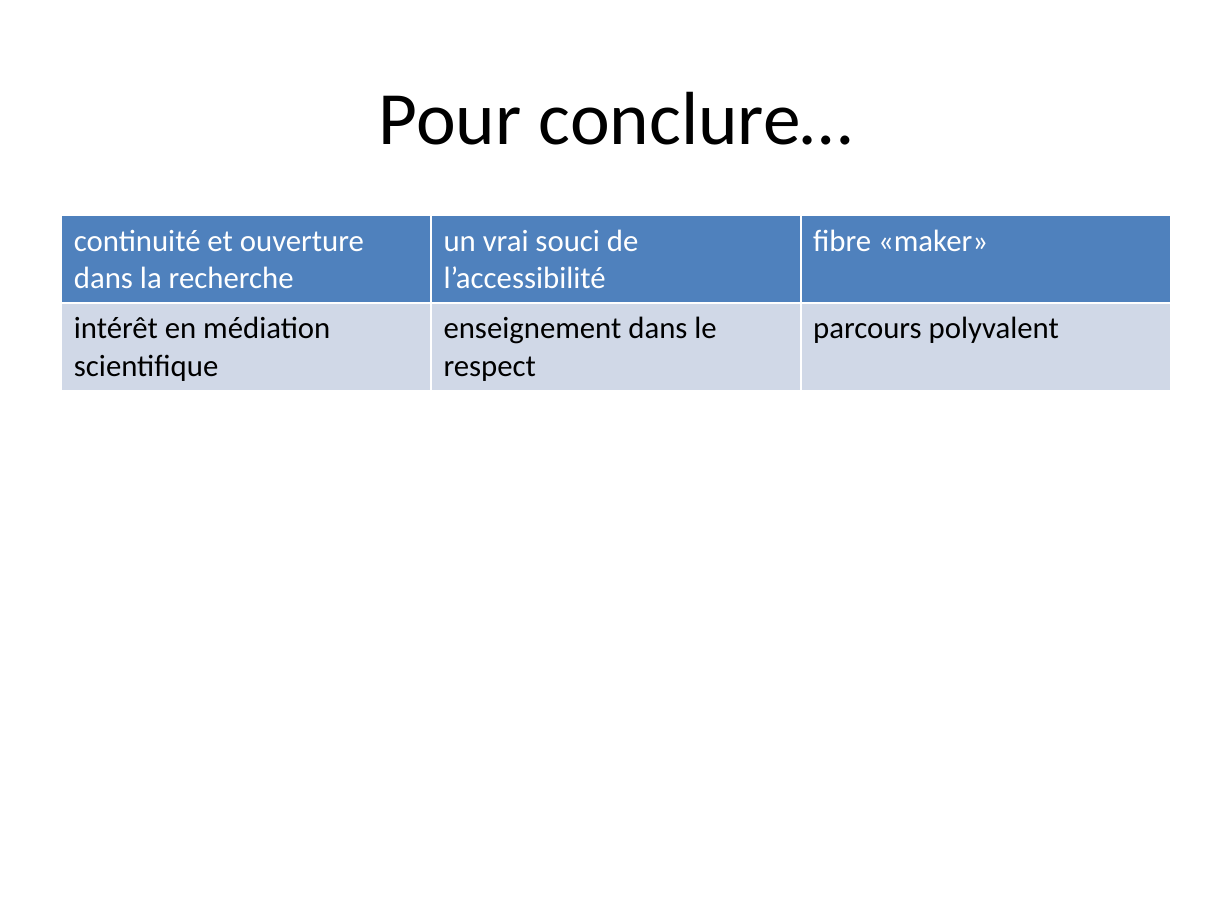
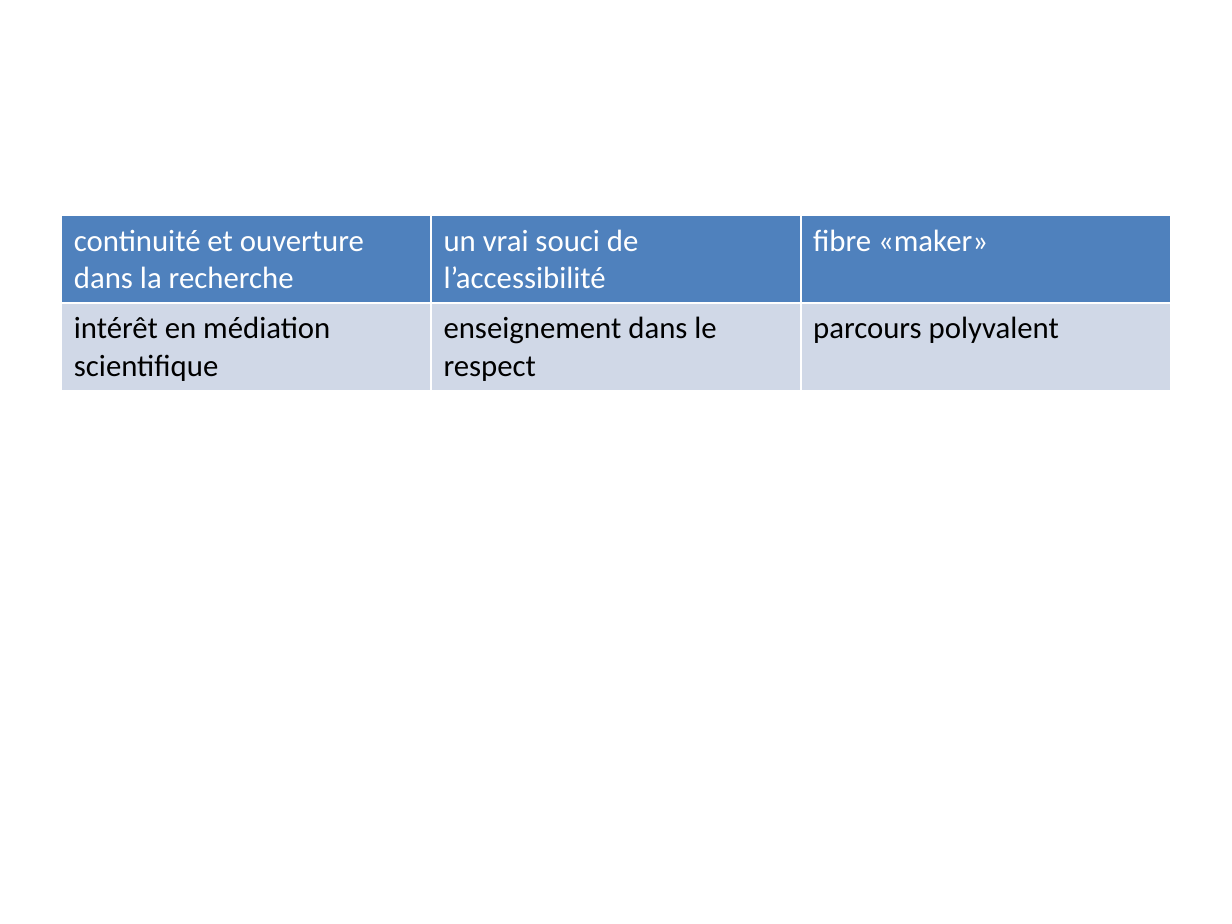
Before and after one commit to albamath/Marseille, a slide deck: slide 26 of 2020-06-01.pptx (slide 25 before the commit). Drawn at 1232x924 pixels with LibreOffice and Linux fonts; fonts in the diff are those of the drawing. Boxes give left, top, right and bottom in pixels: in the first picture for what was removed or moved away, otherwise in the second. Text is boxed around its words. In the diff, an @@ line names an element or a change of style, - is before the commit and + after.

```diff
--- a/2020-06-01.pptx
+++ b/2020-06-01.pptx
@@ title removed at bbox=[379, 91, 853, 145] @@
-Pour conclure…
```
Also in this commit, not shown: 1 slide added, 5 other files.
